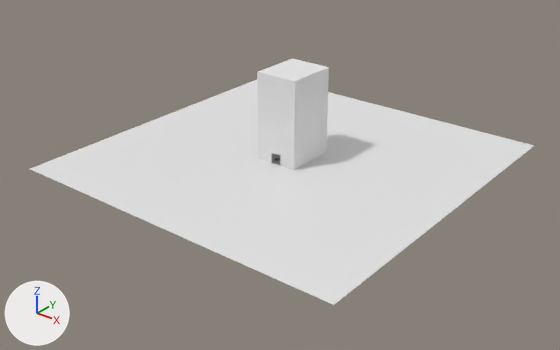
An edit to the Blender file Blenderprojekt/1. Models/MS-Hauptgebäude.blend, drawn before and after from the same camera.
One viewpoint serves both versions: a camera (50 mm lens) standing at (52.5, -67.5, 39.0) and looking at (0.4, -2.5, -1.4). Arrows for +X, +Y and +Z are at lower left; the lights stay in place. The same objects are shown in both versions, whatever each file hides.

The older version as bpy lines, for what is in view:
```python
me_cube = bpy.data.meshes.new('Cube')
me_cube.from_pydata(...)  # 88 vertices, 69 faces; spans x -1.0..1.0, y -1.0..1.4, z -1.0..3.04
me_cube.materials.append(mat_material)  # white #e7e7e7
me_plane = bpy.data.meshes.new('Plane')
me_plane.from_pydata([(-1.0, -1.0, 0.0), (1.0, -1.0, 0.0), (-1.0, 1.0, 0.0), (1.0, 1.0, 0.0)], [], [(0, 1, 3, 2)])
ob_cube = bpy.data.objects.new('Cube', me_cube)
ob_cube.location = (0.0, 0.0, 2.65)
ob_cube.scale = (2.7, 2.7, 2.7)
ob_plane = bpy.data.objects.new('Plane', me_plane)
ob_plane.location = (0.0, 0.0, 0.0)
ob_plane.scale = (21.7, 21.7, 21.7)
```
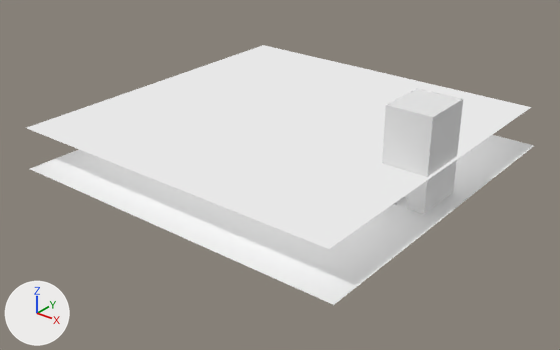
The change, as a list of edits to the scene's bpy script:
```text
Add mat_material_007:
    mat_material_007 = emission_material('Material.007')
    mat_material_007.base_color = (0.8, 0.8, 0.8)  # white #e7e7e7
Add me_plane_006:
    me_plane_006.from_pydata([(-1.0, -1.0, 0.0), (1.0, -1.0, 0.0), (-1.0, 1.0, 0.0), (1.0, 1.0, 0.0)], [], [(0, 1, 3, 2)])
    me_plane_006.materials.append(mat_material_007)  # white #e7e7e7
Change ob_cube:
    ob_cube.location: (0.0, 0.0, 2.65) -> (17.1, 0.0, 2.65)
Add ob_plane_004:
    ob_plane_004 = bpy.data.objects.new('Plane.004', me_plane_006)
    ob_plane_004.location = (-1.59, 1.33, 4.32)
    ob_plane_004.scale = (21.7, 21.7, 21.7)
```

What differs and where, as boxes (x1, y1, x2, y2) in the pictures (560 x 350 px):
'Plane.004', added
    after: (27, 45, 531, 249)
'Cube', moved
    before: (257, 59, 329, 170)
    after: (382, 88, 463, 214)
'Plane', unchanged, covered by the edit
    before: (30, 80, 534, 305)
    after: (30, 135, 534, 305)
